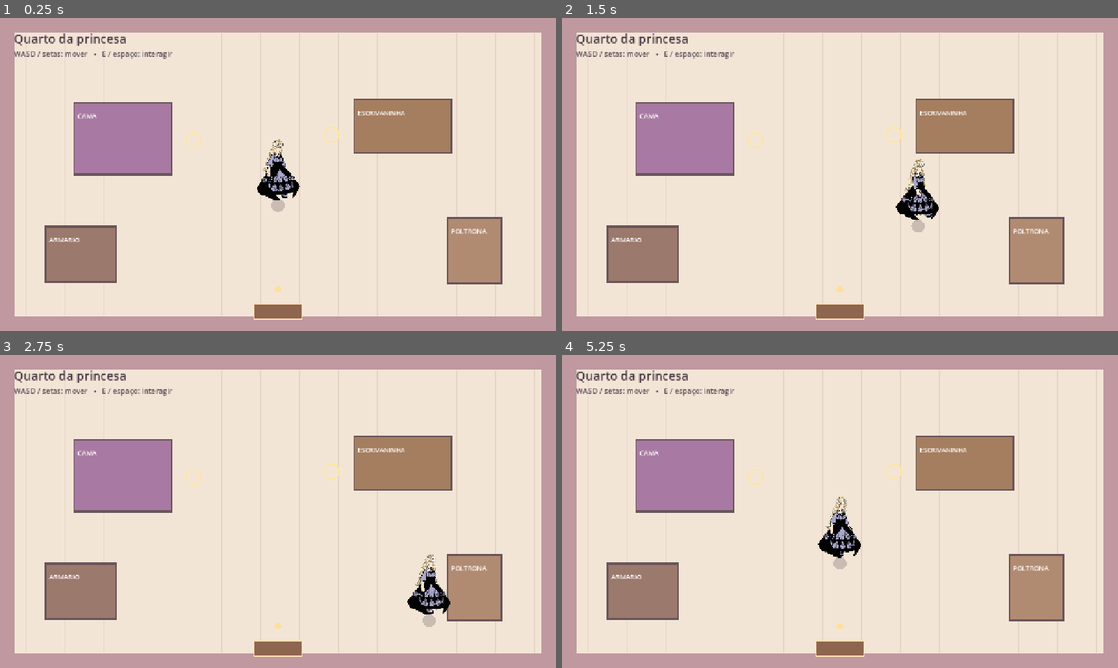
Above: before the commit, frames 1-4 (two rows, left to right).
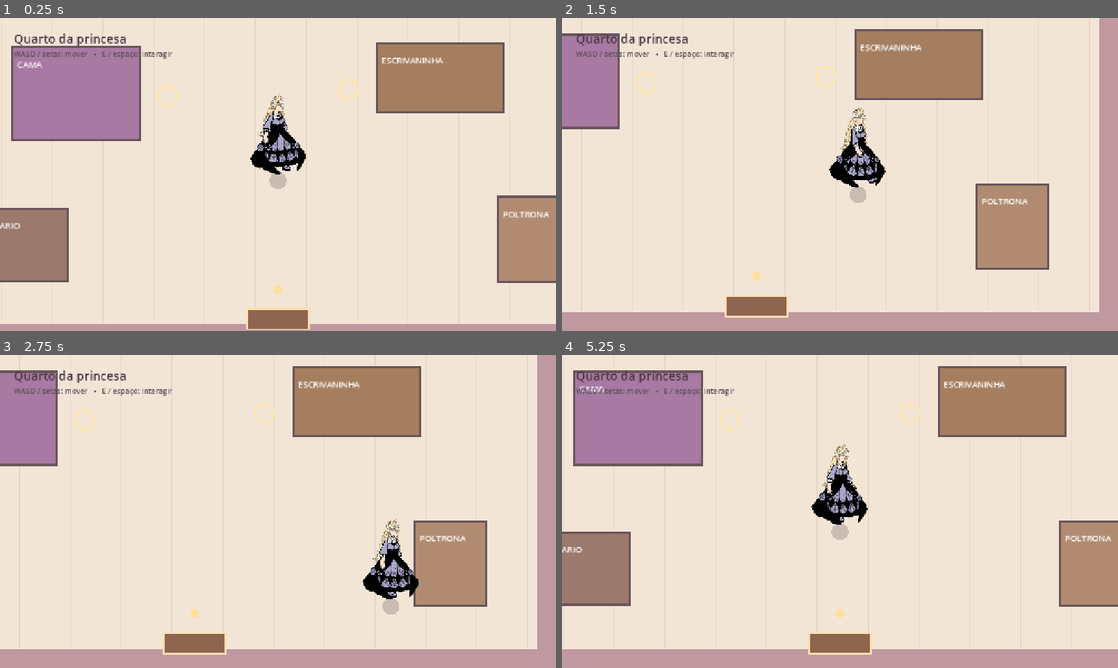
Above: after the commit, the same moments.

Repository: nestarasup-sys/jogo-novo
Game: Godot game, scene res://scenes/main.tscn
Same seed, same stepped clock (60 frames per second), same inputs: the game is played once before the commit and once after it.
Inputs (mouse positions are in pixels of both pictures, inside the frame that each line leads up to):
- Up to frame 1 (0.25 s): no input
- Up to frame 2 (1.5 s): tap Enter at 0.5, 1.35 s; move the mouse to (962, 158) at 0.52 s; hold D (move_right) 0.53-1.28 s; tap E (interact) at 0.6 s; click (962, 158) at 0.67 s; tap Space at 0.77 s; move the mouse to (728, 190) at 1.27 s; hold S (move_down) from 1.28 s (still down)
- Up to frame 3 (2.75 s): tap Space at 1.52 s; move the mouse to (333, 442) at 2.02 s; release S (move_down) at 2.03 s; hold D (move_right) from 2.03 s (still down); tap E (interact) at 2.1 s
- Up to frame 4 (5.25 s): move the mouse to (812, 574) at 2.77 s; release D (move_right) at 2.78 s; hold W (move_up) 2.78-3.53 s; tap Enter at 2.85, 4.35 s; click (812, 574) at 2.92 s; tap Space at 3.02, 3.77, 4.52 s; move the mouse to (1006, 558) at 3.52 s; hold A (move_left) 3.53-5.03 s; tap E (interact) at 3.6, 5.1 s; move the mouse to (673, 464) at 4.27 s; move the mouse to (867, 511) at 5.02 s; hold S (move_down) from 5.03 s (still down); click (867, 511) at 5.17 s

The runs differ from the first frame. In frame 1, 37% of the frame differs, in the area x 0-100%, y 0-100%; in frame 2, 33%; in frame 3, 32%; in frame 4, 38%, in the area x 0-100%, y 0-97%.

Commit message:
feat: bedroom wallpaper/floor rendering and unified 130pct camera — scripts/game.gd

Diff:
--- a/scripts/game.gd
+++ b/scripts/game.gd
@@ -1,5 +1,8 @@
 extends Node2D
 ## GameRoot mínimo: somente quarto, corredor e jardim.
+
+## Ampliar TODO o mundo (jogador, móveis e ambientes) sem mudar colisões/velocidade.
+const WORLD_CAMERA_ZOOM: float = 1.30
 
 const MAP_SCENES := {
     "bedroom": preload("res://scenes/maps/bedroom.tscn"),
@@ -11,17 +14,33 @@
 var hud
 var controls
 var current_map_id: String = "bedroom"
+var world_camera: Camera2D
 
 func _ready() -> void:
     _setup_input()
     player = preload("res://scripts/player.gd").new()
     player.name = "PrincessPlaceholder"
     add_child(player)
+    _setup_world_camera()
     hud = preload("res://scripts/prototype_hud.gd").new()
     add_child(hud)
     controls = preload("res://scripts/mobile_controls.gd").new()
     add_child(controls)
     _enter_map("bedroom", Vector2(640, 420))
+
+func _setup_world_camera() -> void:
+    # A câmera segue o jogador e mantém a área visível dentro do mapa 1280x720.
+    # CanvasLayers da HUD permanecem com tamanho normal.
+    world_camera = Camera2D.new()
+    world_camera.name = "WorldCamera"
+    world_camera.zoom = Vector2.ONE * WORLD_CAMERA_ZOOM
+    world_camera.limit_left = 0
+    world_camera.limit_top = 0
+    world_camera.limit_right = 1280
+    world_camera.limit_bottom = 720
+    world_camera.position_smoothing_enabled = false
+    player.add_child(world_camera)
+    world_camera.make_current()
 
 func _setup_input() -> void:
     _add_keys("move_left", [KEY_A, KEY_LEFT])
